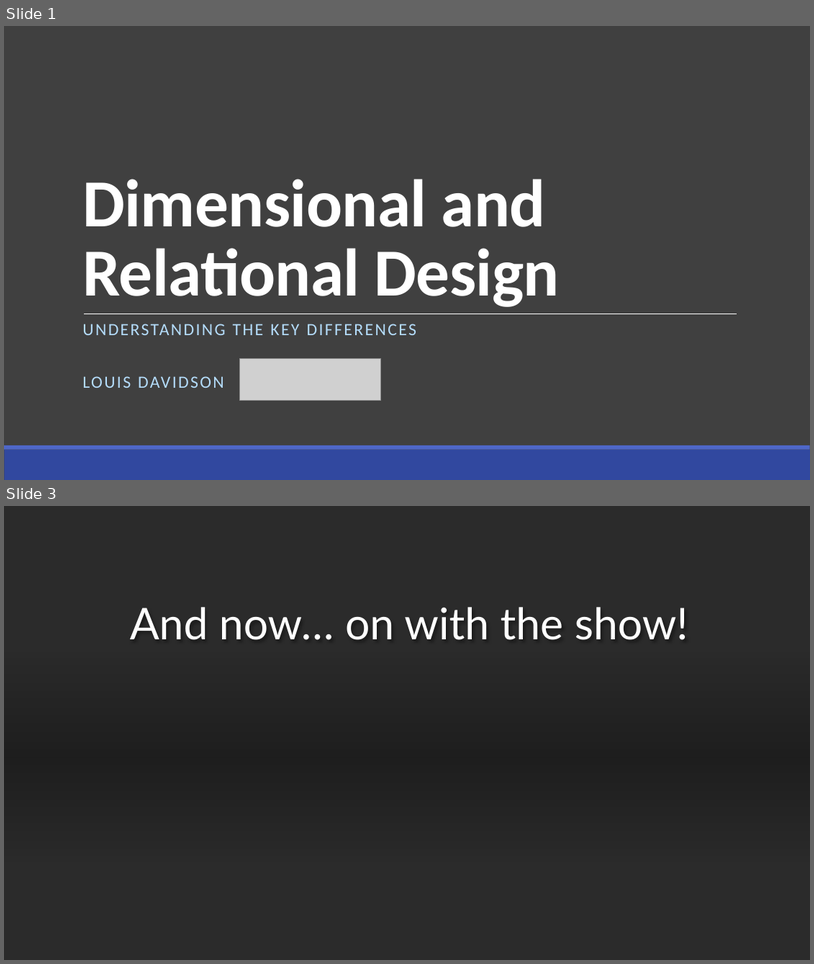
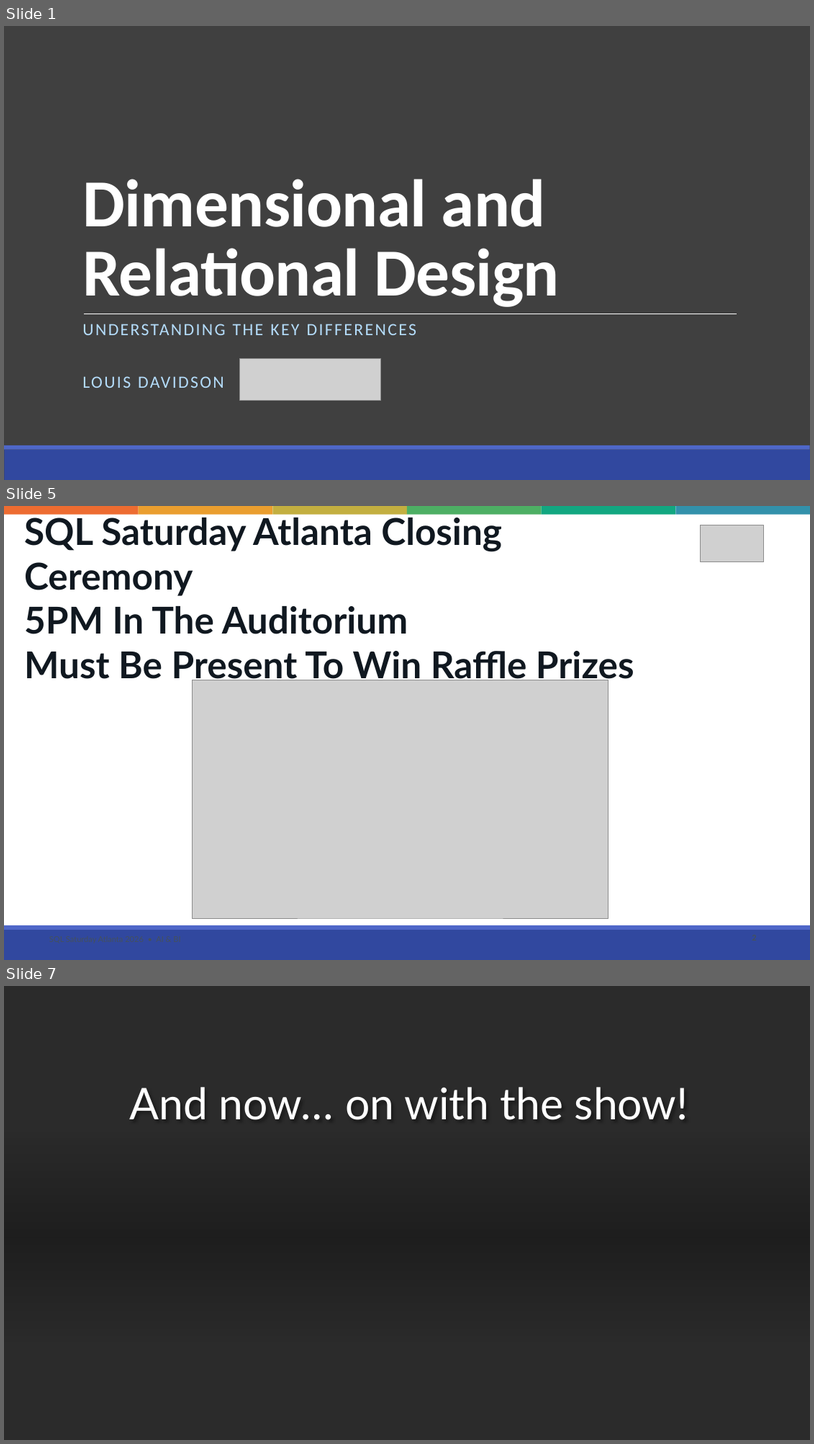
Before and after one commit to drsqlgithub/Presentation-Downloads, a slide deck: BI Versus Relational Design/Bi Versus Relational.pptx. Shown one above the other, each under a label of ours: slides 1 and 3 before the commit, slides 1, 5 and 7 after it; the slides between them are not shown. The pictures are 814x964 and 814x1444 pixels, drawn with LibreOffice and Linux fonts; fonts in the diff are those of the drawing; grey boxes stand for pictures; background and template pictures are left out; a plain dark background stands for a picture behind light text. Boxes give left, top, right and bottom in pixels: in the first picture for what was removed or moved away, otherwise in the second. Text is boxed around its words. In the diff, an @@ line names an element or a change of style, - is before the commit and + after.

```diff
--- a/BI Versus Relational Design/Bi Versus Relational.pptx
+++ b/BI Versus Relational Design/Bi Versus Relational.pptx
@@ slide 5 added at (4,506,810,960), background #FFFFFF; not listed: 2 template elements that a slide beside it also shows @@
@@ rectangle added at (4,506,139,515), fill #ED6C31 @@
@@ text added at (24,513,635,685), 44 pt, text #101820, bold @@
+SQL Saturday Atlanta Closing Ceremony
+5PM In The Auditorium
+Must Be Present To Win Raffle Prizes
@@ rectangle added at (139,506,273,515), fill #EA9E2F @@
@@ rectangle added at (273,506,407,515), fill #C3AF40 @@
@@ rectangle added at (407,506,542,515), fill #4DAF64 @@
@@ rectangle added at (542,506,676,515), fill #12A781 @@
@@ rectangle added at (676,506,810,515), fill #3391AB @@
@@ picture added at (701,525,764,562) @@
@@ line added from (83, 621) to (743, 621), #FFFFFF 0.5 pt @@
@@ picture added at (192,680,609,918) @@
@@ what was slide 3 is now slide 7 @@
```
Also in this commit, not shown: 3 slides changed, 3 other slides added, 2 other files.
